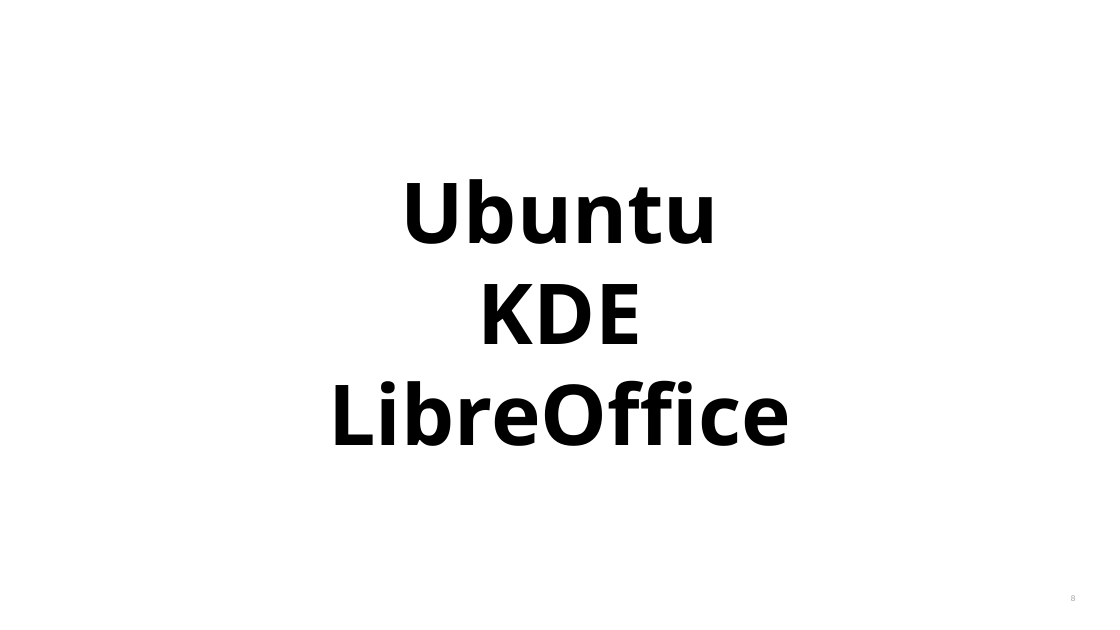
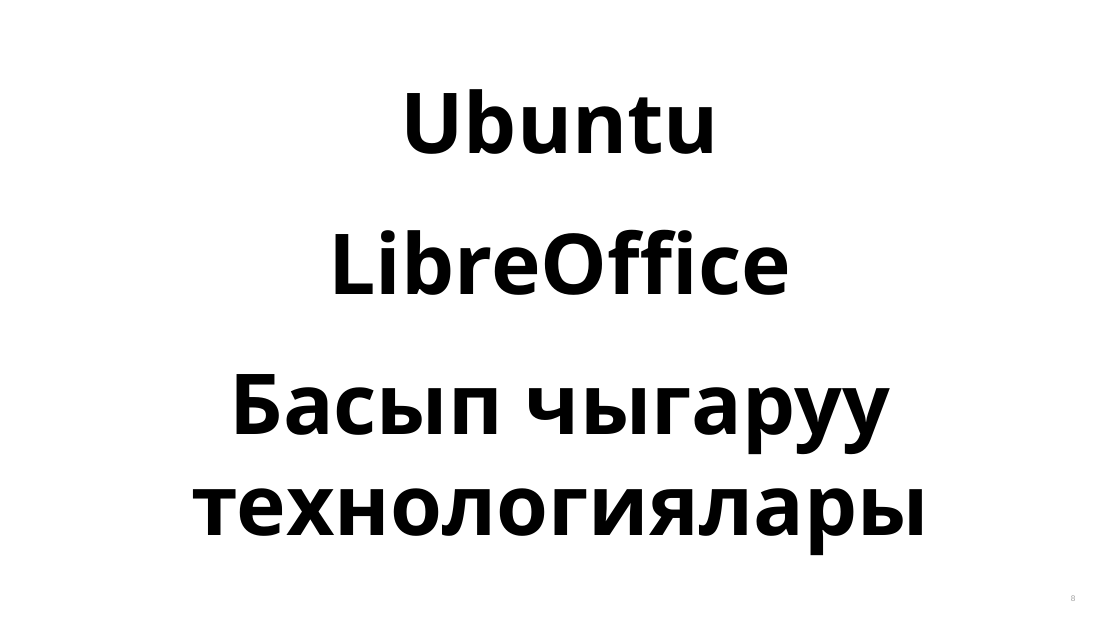
Before and after one commit to naruoga/presentations, a slide deck: slide 7 of 202609_KyrgyzSelfIntfoduction.odp. Drawn at 1120x630 pixels with LibreOffice and Linux fonts; fonts in the diff are those of the drawing. Boxes give left, top, right and bottom in pixels: in the first picture for what was removed or moved away, otherwise in the second. Text is boxed around its words. In the diff, an @@ line names an element or a change of style, - is before the commit and + after.

Commit message:
キルギス202609：自己紹介スライドを小変更

```diff
--- a/202609_KyrgyzSelfIntfoduction.odp
+++ b/202609_KyrgyzSelfIntfoduction.odp
@@ text "Ubuntu": place and size @@
-text "Ubuntu" at bbox=[328, 179, 791, 446]
+text "Ubuntu" at bbox=[191, 89, 929, 555]
@@ text at bbox=[329, 89, 792, 295]: more space between paragraphs @@
@@ text at bbox=[477, 284, 642, 344]: paragraph removed @@
-KDE
@@ text at bbox=[191, 374, 929, 555]: paragraph added @@
+Басып чыгаруу технологиялары
```
